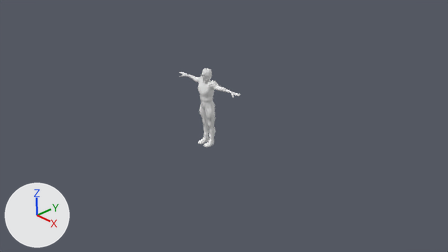
The Blender file Physics Football Simulation/Assets/Models/FootballPlayer.blend as it was, and as the next commit left it.
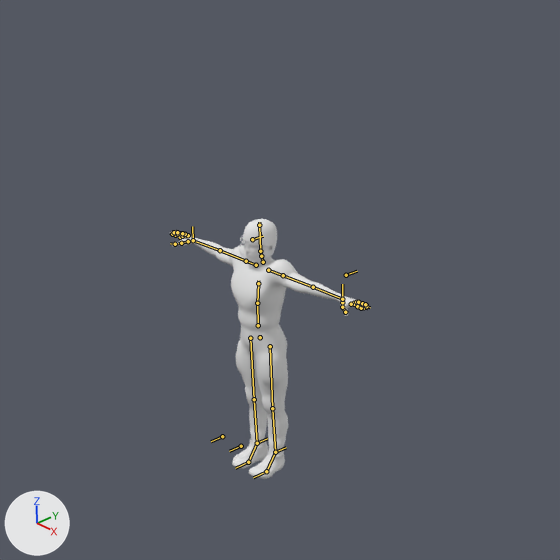
Old and new are each drawn from the file's camera 'Camera' and again close up on the part from 29% to 67% of the width and 1% to 68% of the height. The lights are fixed; the arrows at lower left show +X, +Y and +Z. The bones that bend it are drawn over the model as lines in the close-ups.

The first close-up shows 'football_player'.
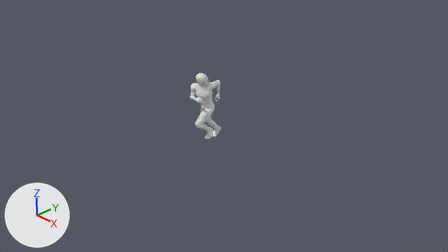
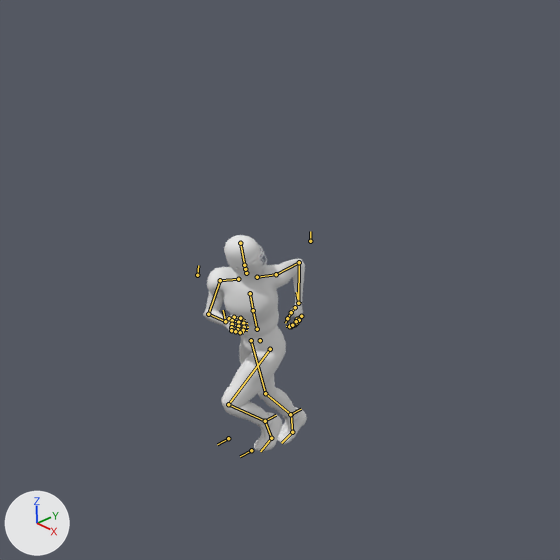
The newer file adds an action. The first version stands in its rest pose; the second is drawn at frame 40 of the action 'BallCatch'.

Pixel boxes (x1, y1, x2, y2) of what changed, in the close-ups (560 x 560 px):
'football_player', posed (48% narrower, 16% shorter): before (170, 219, 370, 479); after (203, 235, 307, 452)
bone 'Hips', root to tip: before (260, 337) to (260, 335); after (260, 340) to (260, 338)
bone 'Spine', root to tip: before (258, 325) to (257, 303); after (257, 329) to (253, 310)
bone 'Head', root to tip: before (260, 251) to (259, 225); after (244, 265) to (240, 243)
bone 'LeftHandThumb1', root to tip: before (342, 302) to (342, 307); after (295, 307) to (291, 312)
bone 'LeftHandMiddle1', root to tip: before (354, 303) to (360, 305); after (298, 318) to (295, 324)
bone 'LeftHandIndex1', root to tip: before (351, 304) to (357, 306); after (297, 319) to (293, 325)
bone 'LeftHandRing1', root to tip: before (356, 302) to (362, 304); after (300, 317) to (296, 323)
bone 'LeftHandPinky1', root to tip: before (358, 302) to (362, 303); after (301, 316) to (299, 320)
bone 'RightHandThumb1', root to tip: before (188, 241) to (181, 243); after (229, 318) to (234, 317)
bone 'RightHandIndex1', root to tip: before (180, 237) to (175, 235); after (232, 320) to (238, 322)
bone 'RightHandMiddle1', root to tip: before (182, 236) to (177, 234); after (232, 324) to (238, 326)
bone 'RightHandRing1', root to tip: before (185, 235) to (180, 233); after (231, 327) to (237, 329)
bone 'RightHandPinky1', root to tip: before (188, 235) to (185, 234); after (231, 330) to (235, 331)
bone 'LeftToeBase', root to tip: before (266, 471) to (253, 477); after (271, 438) to (260, 451)
bone 'RightToeBase', root to tip: before (248, 462) to (235, 468); after (292, 432) to (281, 443)
bone 'LeftLeg.IK', root to tip: before (275, 452) to (286, 447); after (265, 421) to (276, 415)
bone 'RightLeg.IK', root to tip: before (257, 443) to (267, 438); after (290, 414) to (301, 409)
bone 'LeftUpLeg.pull', root to tip: before (241, 446) to (229, 451); after (251, 450) to (240, 456)
bone 'LeftForeArm.IK', root to tip: before (342, 299) to (342, 284); after (298, 303) to (296, 292)
bone 'RightForeArm.IK', root to tip: before (193, 240) to (192, 226); after (225, 321) to (223, 310)
bone 'LeftArm.pull', root to tip: before (346, 275) to (357, 271); after (310, 241) to (310, 231)
bone 'RightArm.pull', root to tip: before (252, 239) to (263, 236); after (197, 275) to (198, 265)

What the commit changed:
Bone 'Hips' (bone_hips) moves from (0.0, 0.0, 0.0) to (0.0, -2.0, 0.0).
Bone 'Hips' (bone_hips) turns from (0, 0, 0) to (5, 0, 0) degrees about its own x, y and z.
Bone 'Spine' (bone_spine) turns from (0, 0, 0) to (17, 44, 4) degrees about its own x, y and z.
Bone 'Head' (bone_head) turns from (0, 0, 0) to (0, 70, -1) degrees about its own x, y and z.
Bone 'LeftHandThumb1' (bone_lefthandthumb1) turns from (0, 0, 0) to (0, 12, -12) degrees about its own x, y and z.
Bone 'LeftHandMiddle1' (bone_lefthandmiddle1) turns from (0, 0, 0) to (0, 0, -31) degrees about its own x, y and z.
Bone 'LeftHandIndex1' (bone_lefthandindex1) turns from (0, 0, 0) to (0, 0, -31) degrees about its own x, y and z.
Bone 'LeftHandRing1' (bone_lefthandring1) turns from (0, 0, 0) to (0, 0, -31) degrees about its own x, y and z.
Bone 'LeftHandPinky1' (bone_lefthandpinky1) turns from (0, 0, 0) to (0, 0, -31) degrees about its own x, y and z.
Bone 'RightHandThumb1' (bone_righthandthumb1) turns from (0, 0, 0) to (-6, 0, 15) degrees about its own x, y and z.
Bone 'RightHandIndex1' (bone_righthandindex1) turns from (0, 0, 0) to (0, 0, 26) degrees about its own x, y and z.
Bone 'RightHandMiddle1' (bone_righthandmiddle1) turns from (0, 0, 0) to (0, 0, 26) degrees about its own x, y and z.
Bone 'RightHandRing1' (bone_righthandring1) turns from (0, 0, 0) to (0, 0, 26) degrees about its own x, y and z.
Bone 'RightHandPinky1' (bone_righthandpinky1) turns from (0, 0, 0) to (0, 0, 26) degrees about its own x, y and z.
Bone 'LeftToeBase' (bone_lefttoebase) turns from (0, 0, 0) to (-18, 0, 0) degrees about its own x, y and z.
Bone 'RightToeBase' (bone_righttoebase) turns from (0, 0, 0) to (-15, 0, 0) degrees about its own x, y and z.
Bone 'LeftLeg.IK' (bone_leftleg_ik) moves from (0.0, 0.0, 0.0) to (3.0, -11.3, 29.2).
Bone 'LeftLeg.IK' (bone_leftleg_ik) turns from (0, 0, 0) to (5, 0, 0) degrees about its own x, y and z.
Bone 'RightLeg.IK' (bone_rightleg_ik) moves from (0.0, 0.0, 0.0) to (-2.2, 34.4, 9.3).
Bone 'RightLeg.IK' (bone_rightleg_ik) turns from (0, 0, 0) to (5, 0, 0) degrees about its own x, y and z.
Bone 'LeftUpLeg.pull' (bone_leftupleg_pull) moves from (0.0, 0.0, 0.0) to (3.0, -6.6, 4.7).
Bone 'LeftUpLeg.pull' (bone_leftupleg_pull) turns from (0, 0, 0) to (5, 0, 0) degrees about its own x, y and z.
Bone 'LeftForeArm.IK' (bone_leftforearm_ik) moves from (0.0, 0.0, 0.0) to (-65.3, -28.6, -21.8).
Bone 'LeftForeArm.IK' (bone_leftforearm_ik) turns from (0, 0, 0) to (24, 44, 9) degrees about its own x, y and z.
Bone 'RightForeArm.IK' (bone_rightforearm_ik) moves from (0.0, 0.0, 0.0) to (78.4, -25.1, 38.3).
Bone 'RightForeArm.IK' (bone_rightforearm_ik) turns from (0, 0, 0) to (24, 44, 9) degrees about its own x, y and z.
Bone 'LeftArm.pull' (bone_leftarm_pull) moves from (0.0, 0.0, 0.0) to (-43.4, 9.1, 9.6).
Bone 'LeftArm.pull' (bone_leftarm_pull) turns from (0, 0, 0) to (18, -7, 44) degrees about its own x, y and z.
Bone 'RightArm.pull' (bone_rightarm_pull) moves from (0.0, 0.0, 0.0) to (-1.8, -48.2, -13.1).
Bone 'RightArm.pull' (bone_rightarm_pull) turns from (0, 0, 0) to (18, -7, 44) degrees about its own x, y and z.
